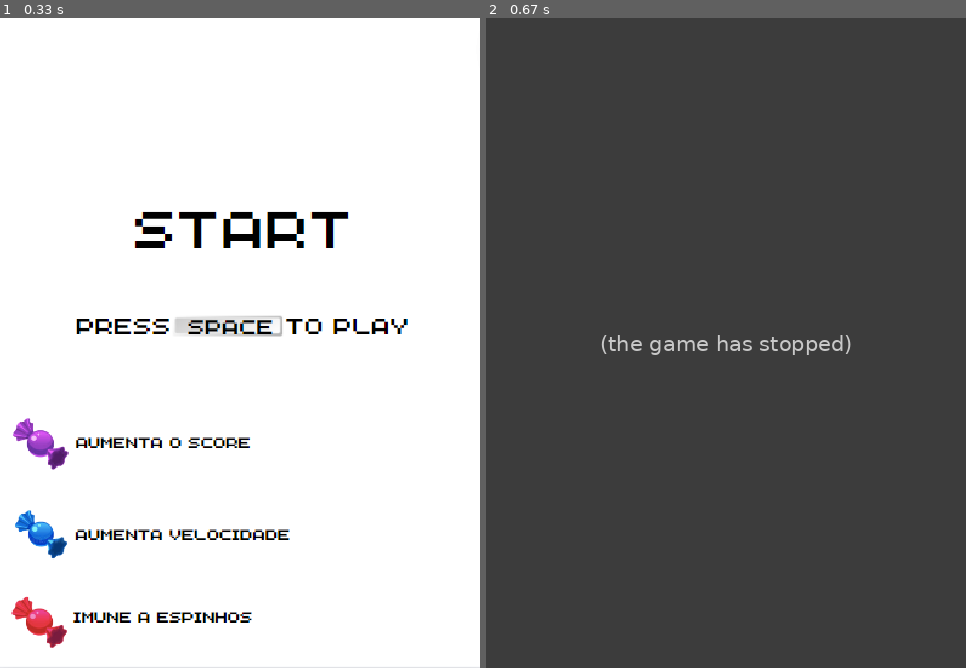
Above: before the commit, frames 1-2 (left to right).
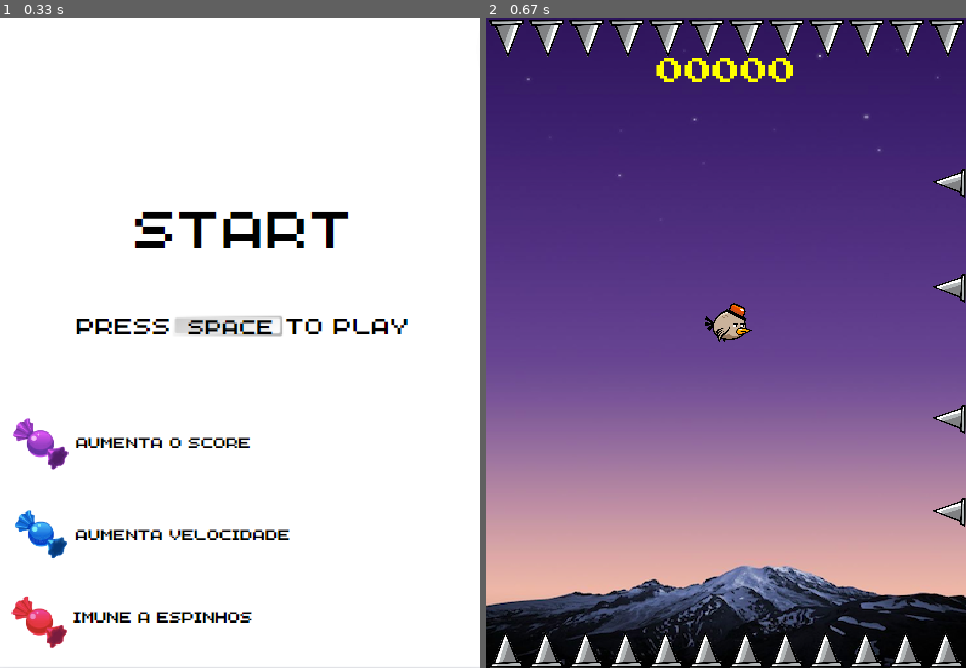
Above: after the commit, the same moments.

Repository: vitorpadovani/Pygame
Game: pygame game, started from main.py
Two runs of this game, one before a commit and one after it. Both use one fixed random seed, a clock stepped at 60 frames per second and the inputs below.
Inputs:
- Up to frame 1 (0.33 s): no input
- Up to frame 2 (0.67 s): tap Space at 0.33 s

Frame 1 is identical in both runs. In frame 2, 99% of the frame differs, in the area x 0-100%, y 0-100%.
Error before the commit: NameError: name 'batida' is not defined (main.py line 447); the game stopped at 0.4 s (later frames are placeholders)

Commit message:
arrumando

Diff:
--- a/main.py
+++ b/main.py
@@ -444,10 +444,6 @@
             if len(hits) == 0:
                 esp_d.add(espinho)
 
-    hits = pygame.sprite.spritecollide(player, batida, False, pygame.sprite.collide_mask)
-    if len(hits) != 0 and player.cor != 'rosa':
-        game = False
-
     # Pegando a bala azul
     hits = pygame.sprite.spritecollide(player, ba, True, pygame.sprite.collide_mask)
     if len(hits) > 0:
